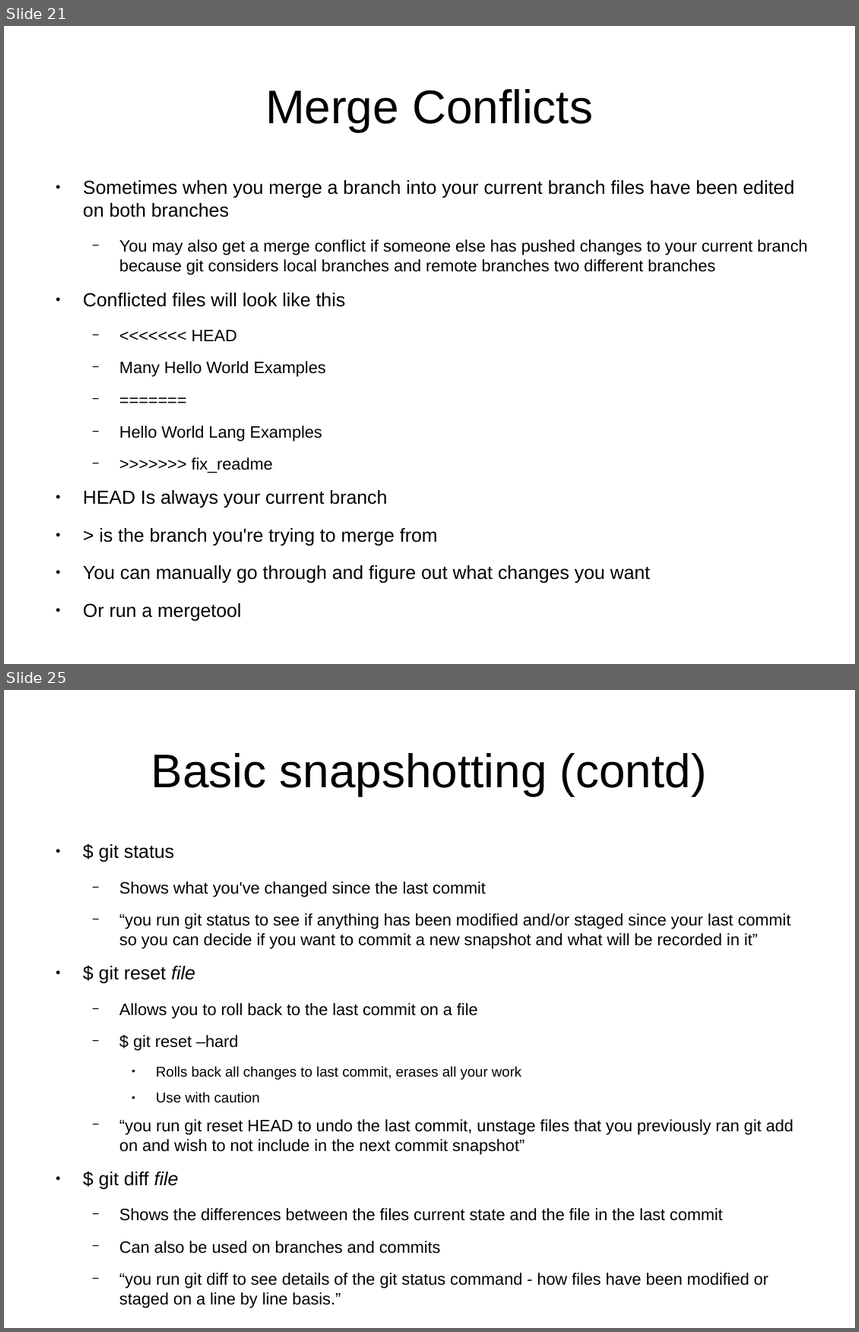
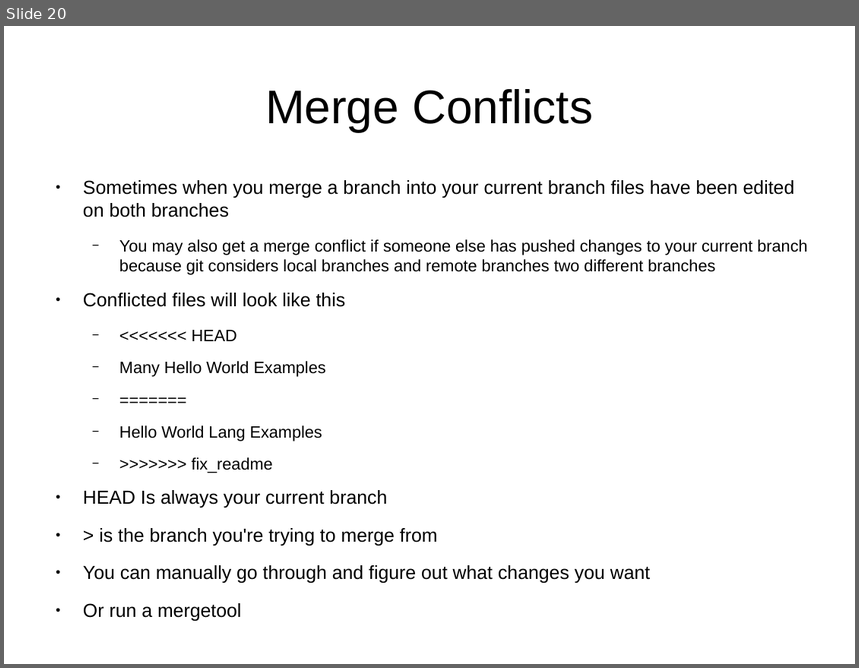
Before and after one commit to UMKCRobotics/Chris-Git-Presentation, a slide deck: presentation.odp. Shown one above the other, each under a label of ours: slides 21 and 25 before the commit, slide 20 after it; the slides between them are not shown. The pictures are 859x1332 and 859x668 pixels, drawn with LibreOffice and Linux fonts; fonts in the diff are those of the drawing. Boxes give left, top, right and bottom in pixels: in the first picture for what was removed or moved away, otherwise in the second. Text is boxed around its words. In the diff, an @@ line names an element or a change of style, - is before the commit and + after.

```diff
--- a/presentation.odp
+++ b/presentation.odp
@@ slide 25 removed at (x1=4, y1=690, x2=855, y2=1328), background #FFFFFF @@
@@ title removed at (x1=151, y1=753, x2=707, y2=796) @@
-Basic snapshotting (contd)
@@ text removed at (x1=99, y1=844, x2=794, y2=1309) @@
-● $ git status
-  − Shows what you've changed since the last commit
-  − “you run git status to see if anything has been modified and/or staged since your last commit so you can decide if you want to commit a new snapshot and what will be recorded in it”
-● $ git reset file
-  − Allows you to roll back to the last commit on a file
-  − $ git reset –hard
-    ● Rolls back all changes to last commit, erases all your work
-    ● Use with caution
-  − “you run git reset HEAD to undo the last commit, unstage files that you previously ran git add on and wish to not include in the next commit snapshot”
-● $ git diff file
-  − Shows the differences between the files current state and the file in the last commit
-  − Can also be used on branches and commits
-  − “you run git diff to see details of the git status command - how files have been modified or staged on a line by line basis.”
@@ what was slide 21 is now slide 20 @@
```
Also in this commit, not shown: 1 slide changed, 3 slides added, 9 other slides removed, 2 other files.
